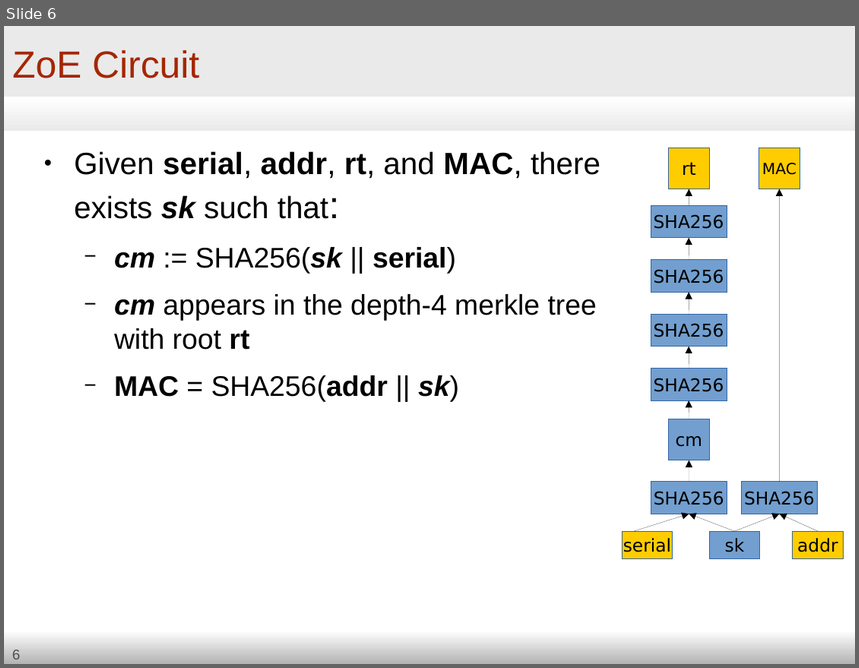
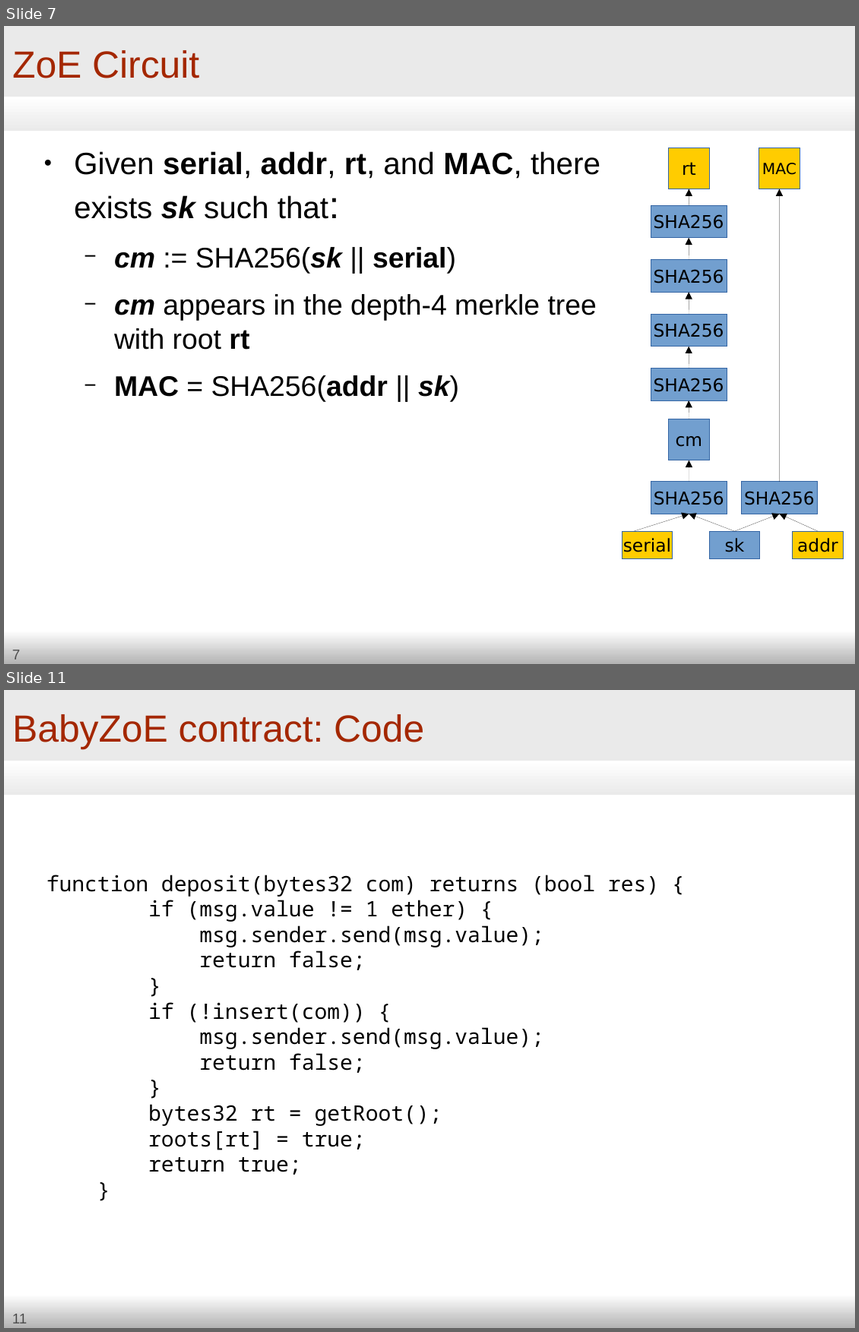
Before and after one commit to zcash-hackworks/babyzoe, a slide deck: babyzoe-draft2.odp. Shown one above the other, each under a label of ours: slide 6 before the commit, slides 7 and 11 after it; the slides between them are not shown. The pictures are 859x668 and 859x1332 pixels, drawn with LibreOffice and Linux fonts; fonts in the diff are those of the drawing. Boxes give left, top, right and bottom in pixels: in the first picture for what was removed or moved away, otherwise in the second. Text is boxed around its words. In the diff, an @@ line names an element or a change of style, - is before the commit and + after.

```diff
--- a/babyzoe-draft2.odp
+++ b/babyzoe-draft2.odp
@@ slide 11 added at (4,690,855,1328), background #FFFFFF; not listed: 4 template elements that a slide beside it also shows @@
@@ title added at (12,714,424,750), 32 pt, text #A42700 @@
+BabyZoE contract: Code
@@ text added at (47,875,659,1175), 18 pt, text #000000 @@
+function deposit(bytes32 com) returns (bool res) {
+if (msg.value != 1 ether) {
+msg.sender.send(msg.value);
+return false;
+}
+if (!insert(com)) {
+msg.sender.send(msg.value);
+return false;
+}
+bytes32 rt = getRoot();
+roots[rt] = true;
+return true;
+}
@@ what was slide 6 is now slide 7 @@
@@ page number at (12,650,20,660): text changed @@
-6
+7
```
Also in this commit, not shown: 7 slides changed, 4 other slides added, 1 slide removed.
